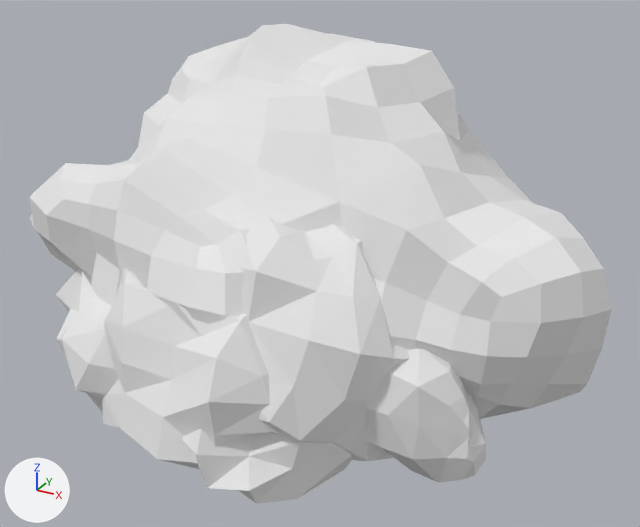
The OBJ model projects/Dam Defense - final/res/models/Rock4.obj, before and after one commit.
Both versions are drawn from a camera (50 mm lens) standing at (4.36, -7.51, 4.28) and looking at (0.14, 0.16, 0.45). Lighting does not change. The marker at lower left points along +X, +Y and +Z. Where no turn or scale is listed for an object, it has been applied to the vertices.

In view in the first picture: 'Rock_1_Cube.004', 'Rock_2_Cube.007', 'Rock_3_Cube.008', 'Rock_4_Cube.009', 'Rock_5_Cube.010'.
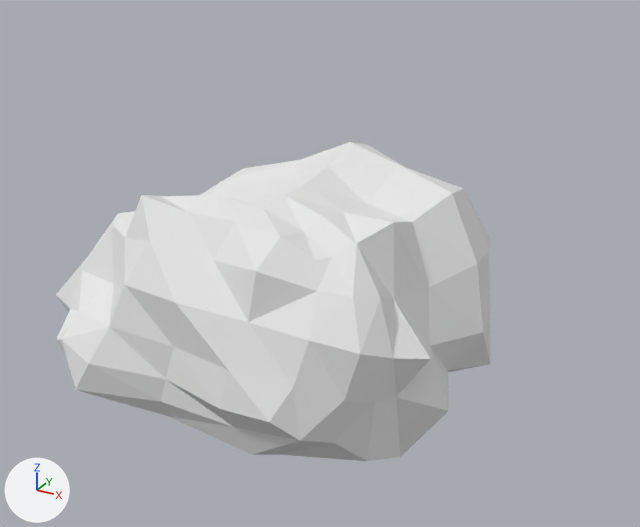
Patch to the scene script:
```diff
--- a/projects/Dam Defense - final/res/models/Rock4.obj.py
+++ b/projects/Dam Defense - final/res/models/Rock4.obj.py
@@ ob_rock_1_cube_004 @@
-ob_rock_1_cube_004 = bpy.data.objects.new('Rock_1_Cube.004', me_rock_1_cube_004)
-ob_rock_1_cube_004.location = (0.0, 0.0, 0.0)
@@ ob_rock_2_cube_007 @@
-ob_rock_2_cube_007 = bpy.data.objects.new('Rock_2_Cube.007', me_rock_2_cube_007)
-ob_rock_2_cube_007.location = (0.0, 0.0, 0.0)
@@ ob_rock_3_cube_008 @@
-ob_rock_3_cube_008 = bpy.data.objects.new('Rock_3_Cube.008', me_rock_3_cube_008)
-ob_rock_3_cube_008.location = (0.0, 0.0, 0.0)
@@ ob_rock_5_cube_010 @@
-ob_rock_5_cube_010 = bpy.data.objects.new('Rock_5_Cube.010', me_rock_5_cube_010)
-ob_rock_5_cube_010.location = (0.0, 0.0, 0.0)
```

Where the change shows, as pixel boxes (x1, y1, x2, y2) in the pictures (640 x 527 px):
'Rock_5_Cube.010', deleted: before (29, 24, 612, 419)
'Rock_3_Cube.008', deleted: before (87, 271, 280, 469)
'Rock_1_Cube.004', deleted: before (363, 348, 486, 483)
'Rock_2_Cube.007', deleted: before (182, 429, 352, 504)
'Rock_4_Cube.009', unchanged, uncovered by the edit: before (56, 210, 410, 461); after (56, 142, 490, 461)
